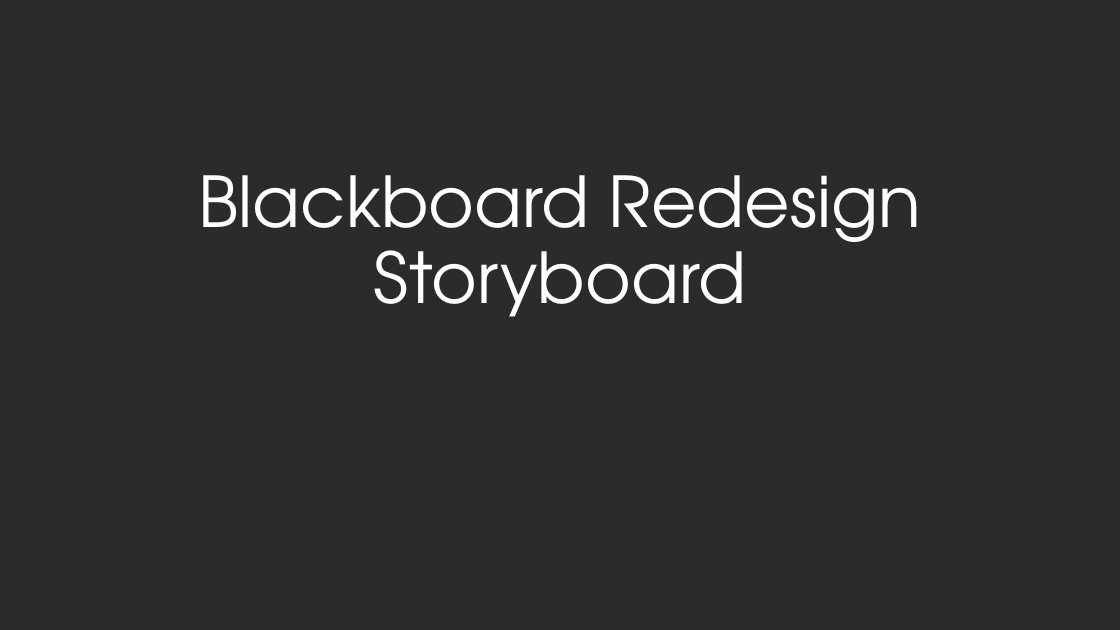
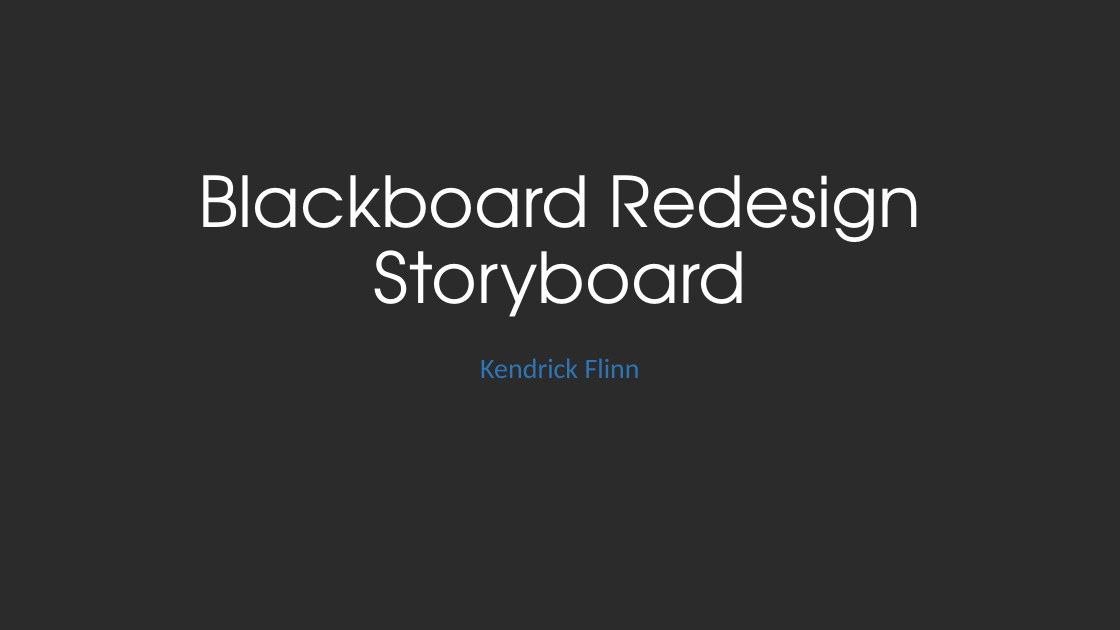
Before and after one commit to WVUP/Fall2016, a slide deck: slide 1 of inclass_students/KendrickFlinn/Blackboard Storyboarding.pptx. Drawn at 1120x630 pixels with LibreOffice and Linux fonts; fonts in the diff are those of the drawing; background and template pictures are left out; a plain dark background stands for a picture behind light text. Boxes give left, top, right and bottom in pixels: in the first picture for what was removed or moved away, otherwise in the second. Text is boxed around its words. In the diff, an @@ line names an element or a change of style, - is before the commit and + after.

```diff
--- a/inclass_students/KendrickFlinn/Blackboard Storyboarding.pptx
+++ b/inclass_students/KendrickFlinn/Blackboard Storyboarding.pptx
@@ subtitle added at bbox=[480, 358, 640, 378], 24 pt, text #2E75B6 @@
+Kendrick Flinn
```
Also in this commit, not shown: 2 other slides changed, 1 slide added.
